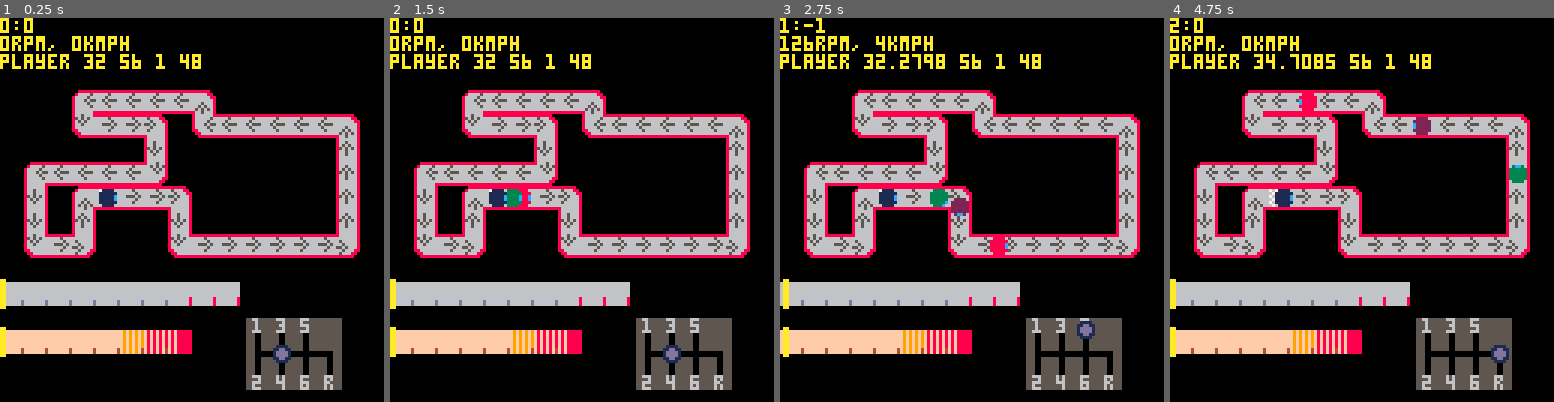
Above: before the commit, frames 1-4 (left to right).
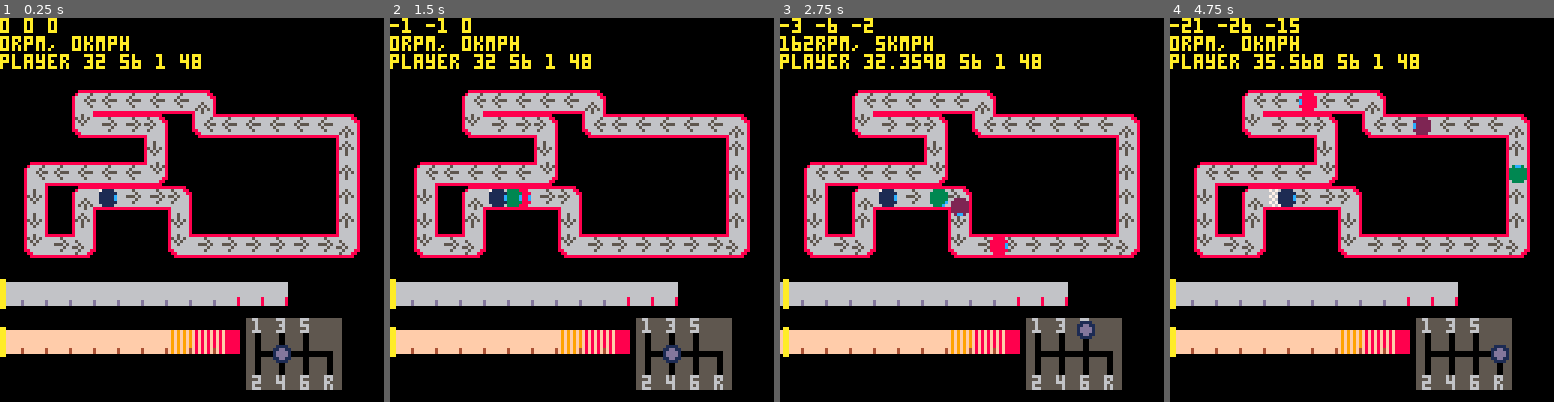
Above: after the commit, the same moments.

Repository: VedVid/PICOdrag
Game: PICO-8 cartridge picodrag.p8
Same seed, same stepped clock (60 frames per second), same inputs: the game is played once before the commit and once after it.
Inputs:
- Up to frame 1 (0.25 s): no input
- Up to frame 2 (1.5 s): no input
- Up to frame 3 (2.75 s): hold Right 1.6-2.1 s; hold Up 2.15-2.42 s; hold Right from 2.47 s (still down)
- Up to frame 4 (4.75 s): release Right at 3.03 s; hold Left 3.08-3.58 s; hold Down 3.63-3.97 s; hold Right 4.02-4.68 s; hold Up from 4.73 s (still down)

The runs differ from the first frame. In frame 1, 2.3% of the frame differs, in the area x 3-75%, y 0-88%; in frame 2, 2.6%; in frame 3, 2.7%; in frame 4, 3.4%, in the area x 0-75%, y 0-88%.

Commit message:
There is no difference between Hondu at max speed (272kmph) and Porssa (304kmph)

Diff:
--- a/picodrag.p8
+++ b/picodrag.p8
@@ -25,11 +25,15 @@
  draw_ui(ui, player)
  draw_track(track)
  draw_actors(opponents, player)
- if ui.gearbox.current_gear then
-  print(ui.gearbox.current_gear[1]..":"..ui.gearbox.current_gear[2])
- else
-  print("no gearbox info")
- end
+ local diff1 = player.cell - opponents[1].cell
+ local diff2 = player.cell - opponents[2].cell
+ local diff3 = player.cell - opponents[3].cell
+ print(diff1.." "..diff2.." "..diff3)
+ --if ui.gearbox.current_gear then
+ -- print(ui.gearbox.current_gear[1]..":"..ui.gearbox.current_gear[2])
+ --else
+ -- print("no gearbox info")
+ --end
  if (player.car.current_rpm) or (player.car.current_speed) then
   print(player.car.current_rpm.."rpm, "..player.car.current_speed.."kmph")
  else
@@ -409,7 +413,7 @@
  player.y_dec = 0
  player.sprite = 48
  player.cell = 1
- player.car = make_hondu()
+ player.car = make_porssa()
  return player
 end
 
